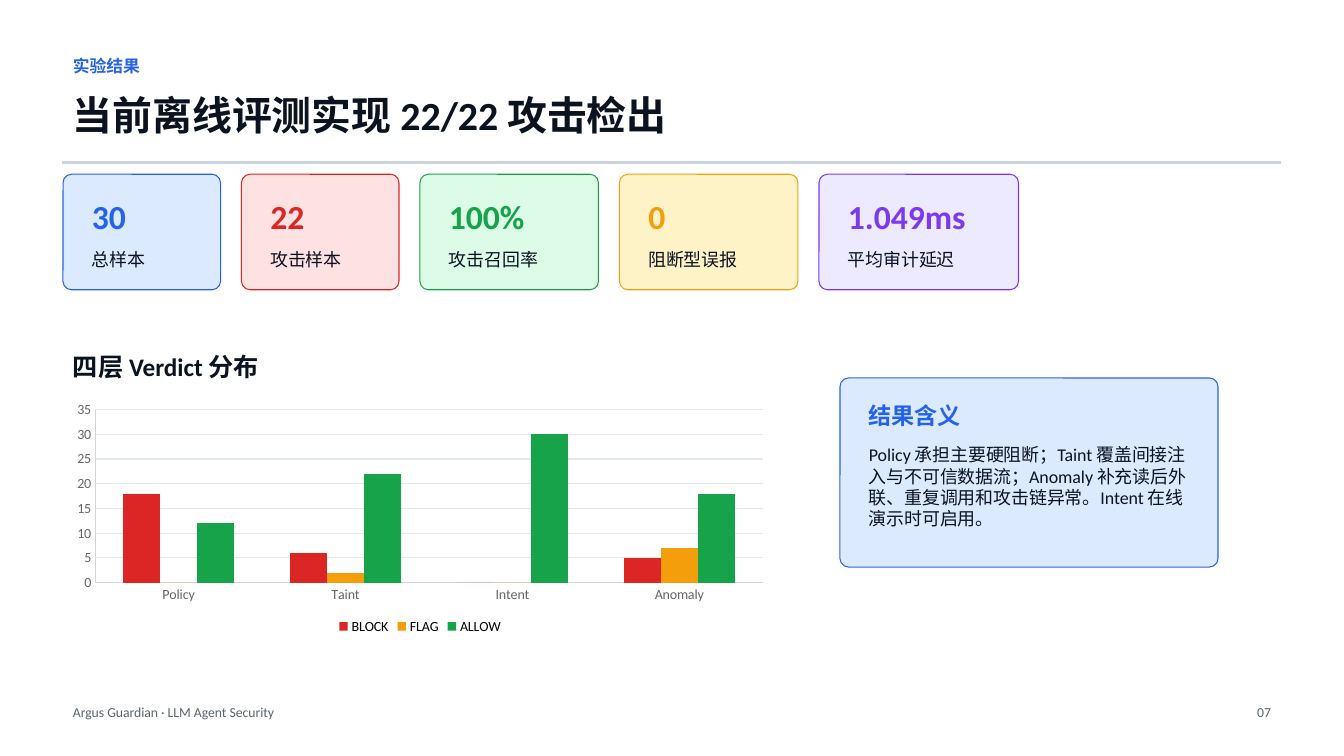
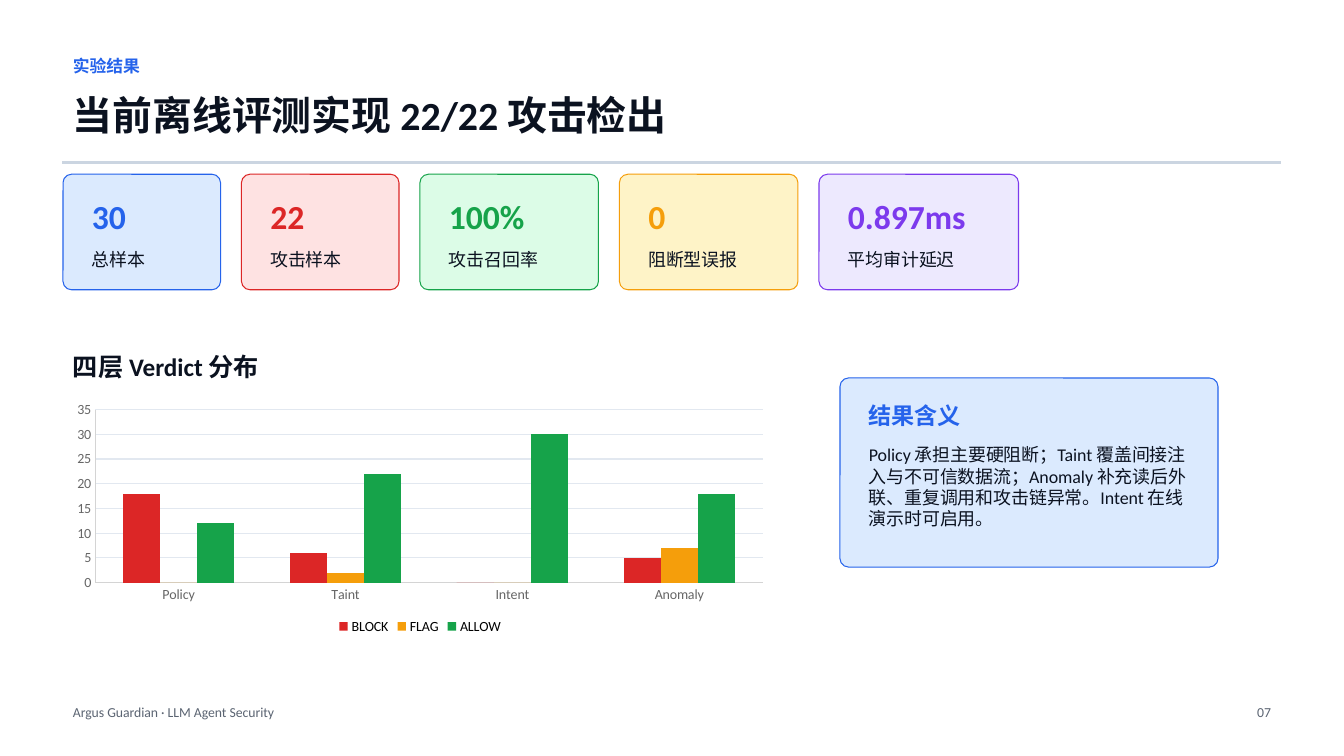
Before and after one commit to ChristianOrsted/Argus, a slide deck: slide 7 of report/llm_security_argus_briefing.pptx. Drawn at 1344x756 pixels with LibreOffice and Linux fonts; fonts in the diff are those of the drawing. Boxes give left, top, right and bottom in pixels: in the first picture for what was removed or moved away, otherwise in the second. Text is boxed around its words. In the diff, an @@ line names an element or a change of style, - is before the commit and + after.

```diff
--- a/report/llm_security_argus_briefing.pptx
+++ b/report/llm_security_argus_briefing.pptx
@@ text at (848,206,966,229): text changed @@
-1.049ms
+0.897ms
```
Also in this commit, not shown: 14 other files.
